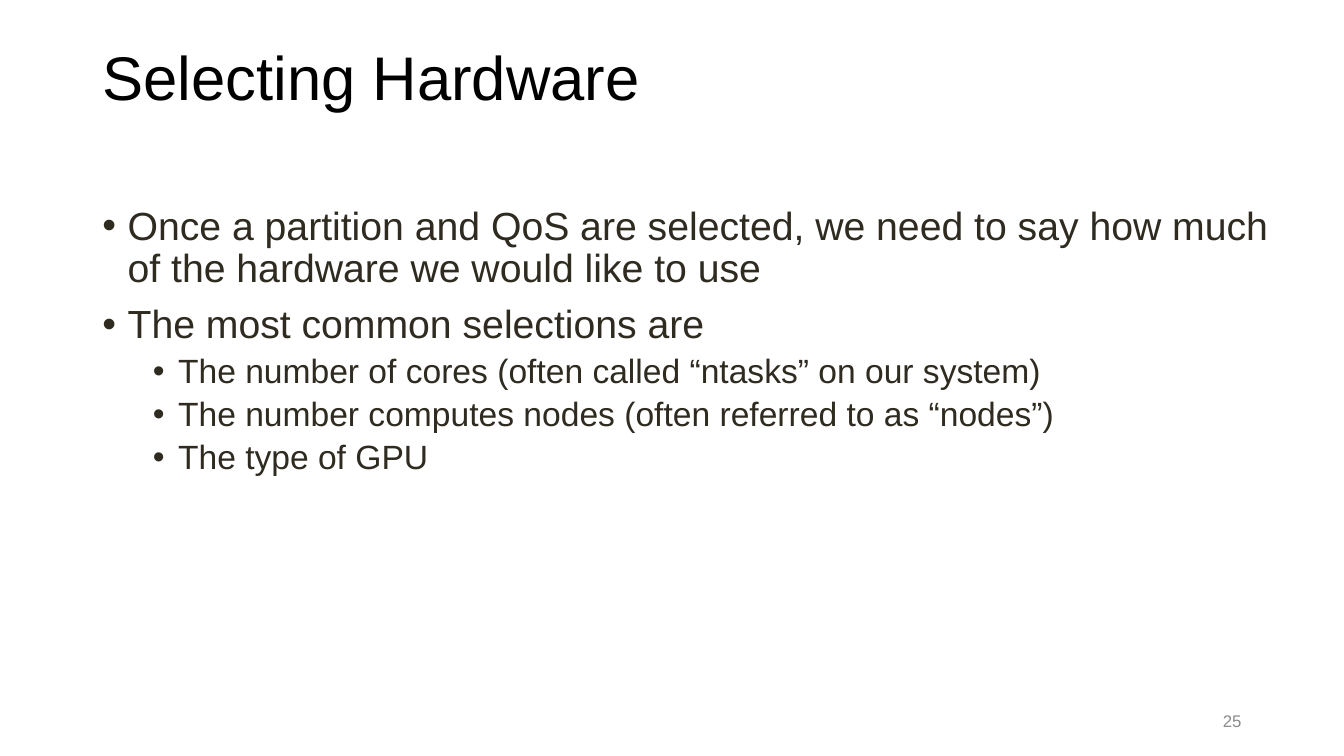
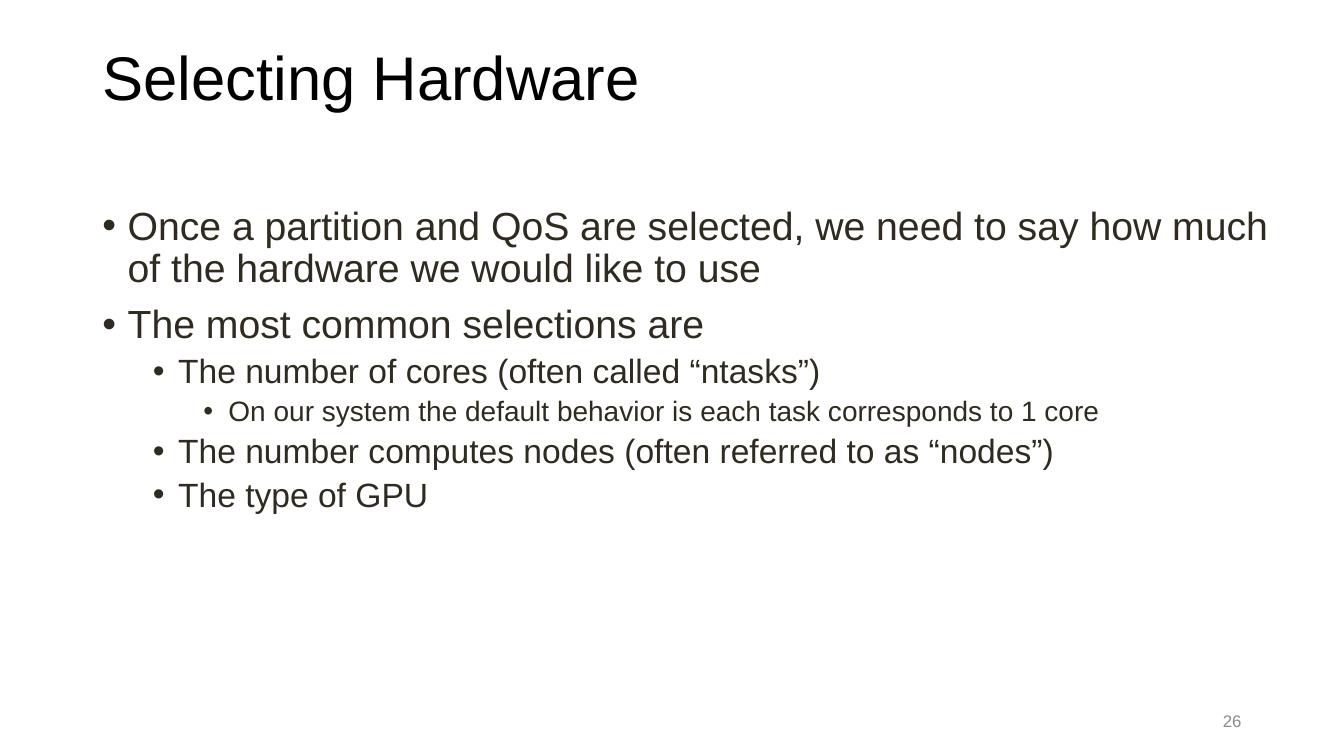
Before and after one commit to ResearchComputing/Getting_Started_With_Research_Computing, a slide deck: slide 26 of Command_Line_And_Job_Scheduling.pptx (slide 25 before the commit). Drawn at 1344x756 pixels with LibreOffice and Linux fonts; fonts in the diff are those of the drawing; background and template pictures are left out. Boxes give left, top, right and bottom in pixels: in the first picture for what was removed or moved away, otherwise in the second. Text is boxed around its words. In the diff, an @@ line names an element or a change of style, - is before the commit and + after.

```diff
--- a/Command_Line_And_Job_Scheduling.pptx
+++ b/Command_Line_And_Job_Scheduling.pptx
@@ text at <box>178,358,1099,426</box>: text changed; size 24 to 20 pt @@
-  • The number of cores (often called “ntasks” on our system)
+  • The number of cores (often called “ntasks”)
+    • On our system the default behavior is each task corresponds to 1 core
```
Also in this commit, not shown: 17 other slides changed, 2 slides added, 1 other file.
